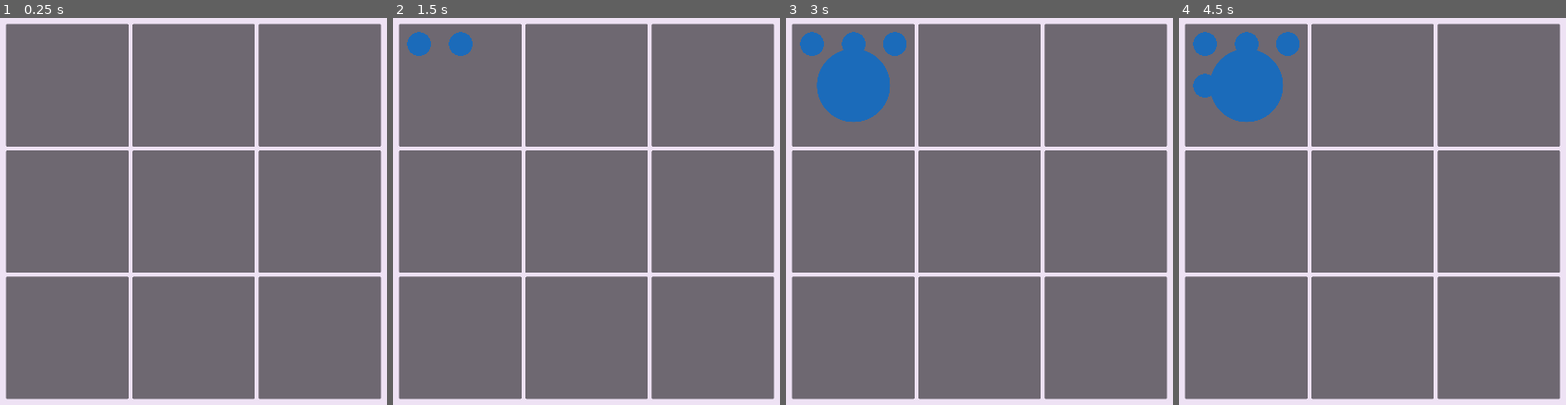
Above: before the commit, frames 1-4 (left to right).
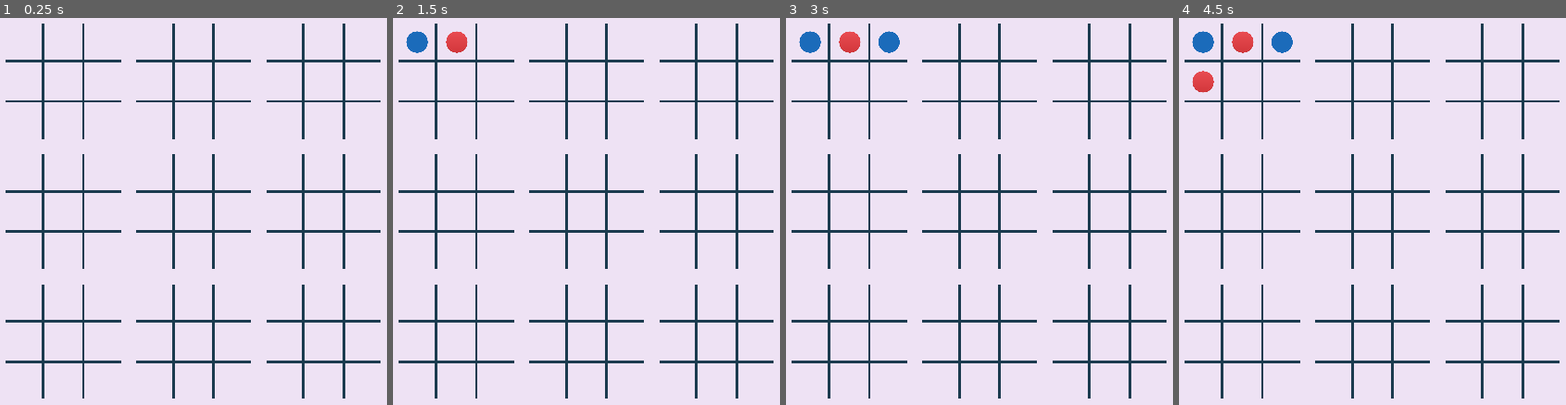
Above: after the commit, the same moments.

Repository: wonjaegang/SuperTicTacToe2025
Game: Godot game, scene res://Prototype/InGameUI.tscn
Same seed, same stepped clock (60 frames per second), same inputs: the game is played once before the commit and once after it.
Inputs (mouse positions are in pixels of both pictures, inside the frame that each line leads up to):
- Up to frame 1 (0.25 s): no input
- Up to frame 2 (1.5 s): click (420, 45) at 0.52 s; click (458, 45) at 1.27 s
- Up to frame 3 (3 s): click (847, 41) at 2.02 s; click (894, 45) at 2.77 s
- Up to frame 4 (4.5 s): click (1283, 41) at 3.52 s; click (1206, 83) at 4.27 s

The runs differ from the first frame. In frame 1, 91% of the frame differs, in the area x 1-99%, y 1-99%; in frame 2, 90%; in frame 3, 90%; in frame 4, 90%.

Commit message:
Add Grid Lines

Diff:
--- a/Prototype/InGameUI.tscn
+++ b/Prototype/InGameUI.tscn
@@ -1,7 +1,6 @@
-[gd_scene load_steps=4 format=3 uid="uid://c7d5qyo3pv2r4"]
+[gd_scene load_steps=3 format=3 uid="uid://c7d5qyo3pv2r4"]
 
 [ext_resource type="Script" path="res://Prototype/Scripts/InGameUI.gd" id="1_15rwu"]
-[ext_resource type="PackedScene" uid="uid://bqpuckvhy7bvi" path="res://Prototype/Scenes/TicTacToeBoard.tscn" id="1_p40lh"]
 
 [sub_resource type="StyleBoxFlat" id="StyleBoxFlat_xxfjt"]
 bg_color = Color(0.968627, 0.968627, 0.968627, 1)
@@ -15,11 +14,6 @@
 grow_horizontal = 2
 grow_vertical = 2
 script = ExtResource("1_15rwu")
-
-[node name="GameManager" type="Control" parent="."]
-anchors_preset = 0
-offset_right = 40.0
-offset_bottom = 40.0
 
 [node name="BackGround" type="Panel" parent="."]
 layout_mode = 1
@@ -40,33 +34,6 @@
 
 [node name="GridContainer" type="GridContainer" parent="AspectRatioContainer"]
 layout_mode = 2
-theme_override_constants/h_separation = 10
-theme_override_constants/v_separation = 10
+theme_override_constants/h_separation = 40
+theme_override_constants/v_separation = 40
 columns = 3
-
-[node name="TicTacToeBoard1" parent="AspectRatioContainer/GridContainer" instance=ExtResource("1_p40lh")]
-layout_mode = 2
-
-[node name="TicTacToeBoard2" parent="AspectRatioContainer/GridContainer" instance=ExtResource("1_p40lh")]
-layout_mode = 2
-
-[node name="TicTacToeBoard3" parent="AspectRatioContainer/GridContainer" instance=ExtResource("1_p40lh")]
-layout_mode = 2
-
-[node name="TicTacToeBoard4" parent="AspectRatioContainer/GridContainer" instance=ExtResource("1_p40lh")]
-layout_mode = 2
-
-[node name="TicTacToeBoard5" parent="AspectRatioContainer/GridContainer" instance=ExtResource("1_p40lh")]
-layout_mode = 2
-
-[node name="TicTacToeBoard6" parent="AspectRatioContainer/GridContainer" instance=ExtResource("1_p40lh")]
-layout_mode = 2
-
-[node name="TicTacToeBoard7" parent="AspectRatioContainer/GridContainer" instance=ExtResource("1_p40lh")]
-layout_mode = 2
-
-[node name="TicTacToeBoard8" parent="AspectRatioContainer/GridContainer" instance=ExtResource("1_p40lh")]
-layout_mode = 2
-
-[node name="TicTacToeBoard9" parent="AspectRatioContainer/GridContainer" instance=ExtResource("1_p40lh")]
-layout_mode = 2
--- /dev/null
+++ b/Prototype/Scenes/GridLine.tscn
@@ -0,0 +1,10 @@
+[gd_scene format=3 uid="uid://dbd4q6oaqlqgi"]
+
+[node name="GridLine" type="ColorRect"]
+custom_minimum_size = Vector2(7, 7)
+anchors_preset = 15
+anchor_right = 1.0
+anchor_bottom = 1.0
+grow_horizontal = 2
+grow_vertical = 2
+color = Color(0.109804, 0.254902, 0.313726, 1)
--- a/Prototype/Scenes/TicTacToeBoard.tscn
+++ b/Prototype/Scenes/TicTacToeBoard.tscn
@@ -1,6 +1,11 @@
-[gd_scene load_steps=2 format=3 uid="uid://bqpuckvhy7bvi"]
+[gd_scene load_steps=5 format=3 uid="uid://bqpuckvhy7bvi"]
 
 [ext_resource type="Script" path="res://Prototype/Scripts/TicTacToeBoard.gd" id="1_w52k4"]
+[ext_resource type="PackedScene" uid="uid://dbd4q6oaqlqgi" path="res://Prototype/Scenes/GridLine.tscn" id="2_q5fle"]
+
+[sub_resource type="StyleBoxEmpty" id="StyleBoxEmpty_thqex"]
+
+[sub_resource type="StyleBoxEmpty" id="StyleBoxEmpty_7kiik"]
 
 [node name="TicTacToeBoard" type="Panel"]
 anchors_preset = 15
@@ -14,16 +19,76 @@
 grow_vertical = 2
 size_flags_horizontal = 3
 size_flags_vertical = 3
+theme_override_styles/panel = SubResource("StyleBoxEmpty_thqex")
 script = ExtResource("1_w52k4")
 
-[node name="Marker" type="TextureRect" parent="."]
+[node name="GridLines" type="Control" parent="."]
 layout_mode = 1
-anchors_preset = -1
-anchor_left = 0.2
-anchor_top = 0.2
-anchor_right = 0.8
-anchor_bottom = 0.8
-expand_mode = 1
+anchors_preset = 15
+anchor_right = 1.0
+anchor_bottom = 1.0
+grow_horizontal = 2
+grow_vertical = 2
+
+[node name="VBoxContainer" type="VBoxContainer" parent="GridLines"]
+layout_mode = 1
+anchors_preset = 15
+anchor_right = 1.0
+anchor_bottom = 1.0
+grow_horizontal = 2
+grow_vertical = 2
+
+[node name="Spacer_1" type="Panel" parent="GridLines/VBoxContainer"]
+layout_mode = 2
+size_flags_vertical = 3
+theme_override_styles/panel = SubResource("StyleBoxEmpty_7kiik")
+
+[node name="GridLine_1" parent="GridLines/VBoxContainer" instance=ExtResource("2_q5fle")]
+layout_mode = 2
+
+[node name="Spacer_2" type="Panel" parent="GridLines/VBoxContainer"]
+layout_mode = 2
+size_flags_vertical = 3
+theme_override_styles/panel = SubResource("StyleBoxEmpty_7kiik")
+
+[node name="GridLine_2" parent="GridLines/VBoxContainer" instance=ExtResource("2_q5fle")]
+layout_mode = 2
+
+[node name="Spacer_3" type="Panel" parent="GridLines/VBoxContainer"]
+layout_mode = 2
+size_flags_vertical = 3
+theme_override_styles/panel = SubResource("StyleBoxEmpty_7kiik")
+
+[node name="HBoxContainer" type="HBoxContainer" parent="GridLines"]
+layout_mode = 1
+anchors_preset = 15
+anchor_right = 1.0
+anchor_bottom = 1.0
+grow_horizontal = 2
+grow_vertical = 2
+
+[node name="Spacer_1" type="Panel" parent="GridLines/HBoxContainer"]
+layout_mode = 2
+size_flags_horizontal = 3
+size_flags_vertical = 3
+theme_override_styles/panel = SubResource("StyleBoxEmpty_7kiik")
+
+[node name="GridLine_1" parent="GridLines/HBoxContainer" instance=ExtResource("2_q5fle")]
+layout_mode = 2
+
+[node name="Spacer_2" type="Panel" parent="GridLines/HBoxContainer"]
+layout_mode = 2
+size_flags_horizontal = 3
+theme_override_styles/panel = SubResource("StyleBoxEmpty_7kiik")
+
+[node name="GridLine_2" parent="GridLines/HBoxContainer" instance=ExtResource("2_q5fle")]
+layout_mode = 2
+
+[node name="Spacer_3" type="Panel" parent="GridLines/HBoxContainer"]
+layout_mode = 2
+size_flags_horizontal = 3
+size_flags_vertical = 3
+theme_override_styles/panel = SubResource("StyleBoxEmpty_7kiik")
 
 [node name="GridContainer" type="GridContainer" parent="."]
 layout_mode = 1
@@ -32,6 +97,26 @@
 anchor_bottom = 1.0
 grow_horizontal = 2
 grow_vertical = 2
-theme_override_constants/h_separation = 5
-theme_override_constants/v_separation = 5
+theme_override_constants/h_separation = 10
+theme_override_constants/v_separation = 10
 columns = 3
+
+[node name="Mask" type="ColorRect" parent="."]
+visible = false
+layout_mode = 1
+anchors_preset = 15
+anchor_right = 1.0
+anchor_bottom = 1.0
+grow_horizontal = 2
+grow_vertical = 2
+color = Color(0.501961, 0.501961, 0.501961, 0.501961)
+
+[node name="Marker" type="TextureRect" parent="."]
+visible = false
+layout_mode = 1
+anchors_preset = -1
+anchor_left = 0.2
+anchor_top = 0.2
+anchor_right = 0.8
+anchor_bottom = 0.8
+expand_mode = 1
--- a/Prototype/Scripts/InGameUI.gd
+++ b/Prototype/Scripts/InGameUI.gd
@@ -9,7 +9,7 @@
         var column = boardIndex % 3
         var board = board_scene.instantiate()
         board.board_set_finished.connect(_on_board_set_finished.bind(row, column, board))
-        #$AspectRatioContainer$GridContainer.add_child(board)
+        $AspectRatioContainer/GridContainer.add_child(board)
 
 
 # Called every frame. 'delta' is the elapsed time since the previous frame.
--- a/Prototype/Scripts/TicTacToeBoard.gd
+++ b/Prototype/Scripts/TicTacToeBoard.gd
@@ -22,10 +22,13 @@
 func _on_grid_set_finished(row:int, column:int, grid:Button):
     state[row][column] = grid.state
     var winner = Global.check_board_winner(state)
-    print(state, winner)
     if winner == 1:
+        $Mask.visible = true
+        $Marker.visible = true
         $Marker.texture = Global.marker_1
     elif winner == 2:
+        $Mask.visible = true
+        $Marker.visible = true
         $Marker.texture = Global.marker_2
     else:
         pass
